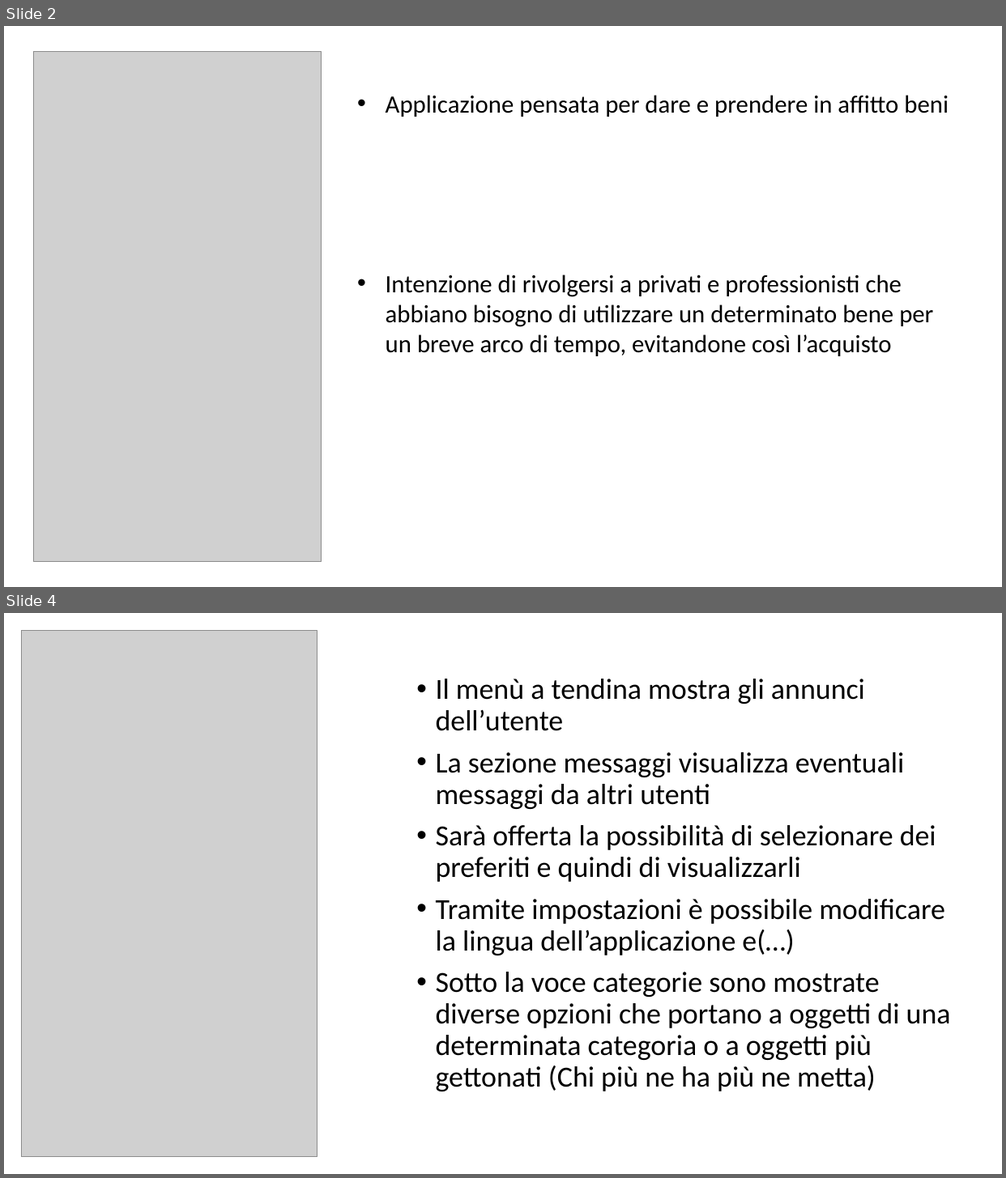
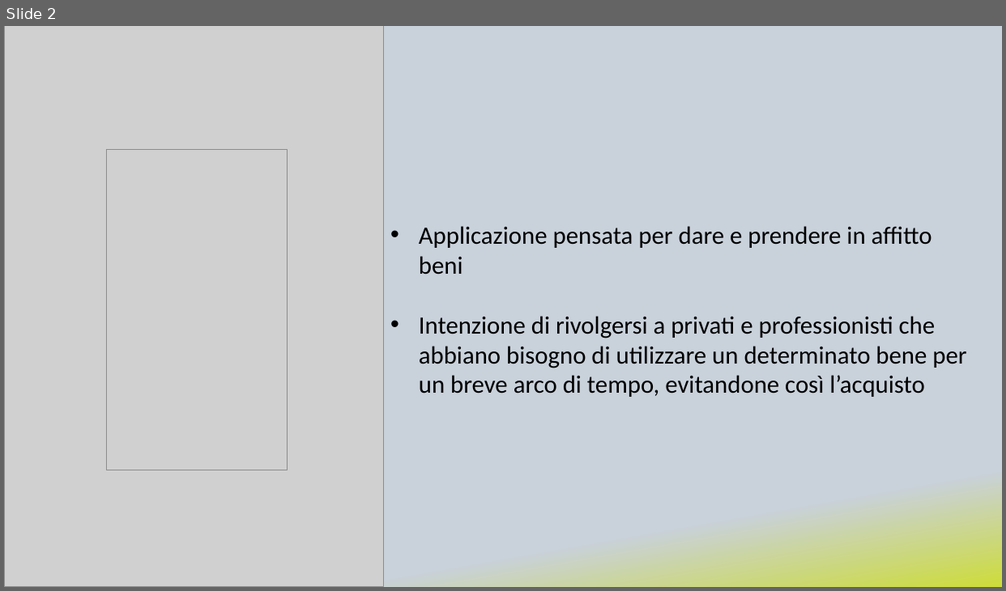
Before and after one commit to Dr-Dd/RentIT, a slide deck: mockup/presentazione.pptx. Shown one above the other, each under a label of ours: slides 2 and 4 before the commit, slide 2 after it; the slides between them are not shown. The pictures are 1006x1178 and 1006x591 pixels, drawn with LibreOffice and Linux fonts; fonts in the diff are those of the drawing; grey boxes stand for pictures. Boxes give left, top, right and bottom in pixels: in the first picture for what was removed or moved away, otherwise in the second. Text is boxed around its words. In the diff, an @@ line names an element or a change of style, - is before the commit and + after.

```diff
--- a/mockup/presentazione.pptx
+++ b/mockup/presentazione.pptx
@@ slide 4 removed at box(4, 613, 1002, 1174), background #FFFFFF @@
@@ picture removed at box(21, 630, 317, 1157) @@
@@ text removed at box(436, 679, 951, 1092) @@
-• Il menù a tendina mostra gli annunci dell’utente
-• La sezione messaggi visualizza eventuali messaggi da altri utenti
-• Sarà offerta la possibilità di selezionare dei preferiti e quindi di visualizzarli
-• Tramite impostazioni è possibile modificare la lingua dell’applicazione e(…)
-• Sotto la voce categorie sono mostrate diverse opzioni che portano a oggetti di una determinata categoria o a oggetti più gettonati (Chi più ne ha più ne metta)
@@ slide 2 changed as well @@
@@ background #FFFFFF to gradient #C9D1DB to #CDDC39 @@
@@ picture added at box(4, 26, 384, 587) @@
@@ picture: place and size @@
-picture at box(34, 51, 322, 562)
+picture at box(107, 149, 287, 470)
@@ text "Applicazione pensata per dare e ..." rewrapped from box(386, 95, 948, 356) to box(419, 226, 966, 397) @@
```
Also in this commit, not shown: 4 slides added, 3 other slides removed, 5 other files.
